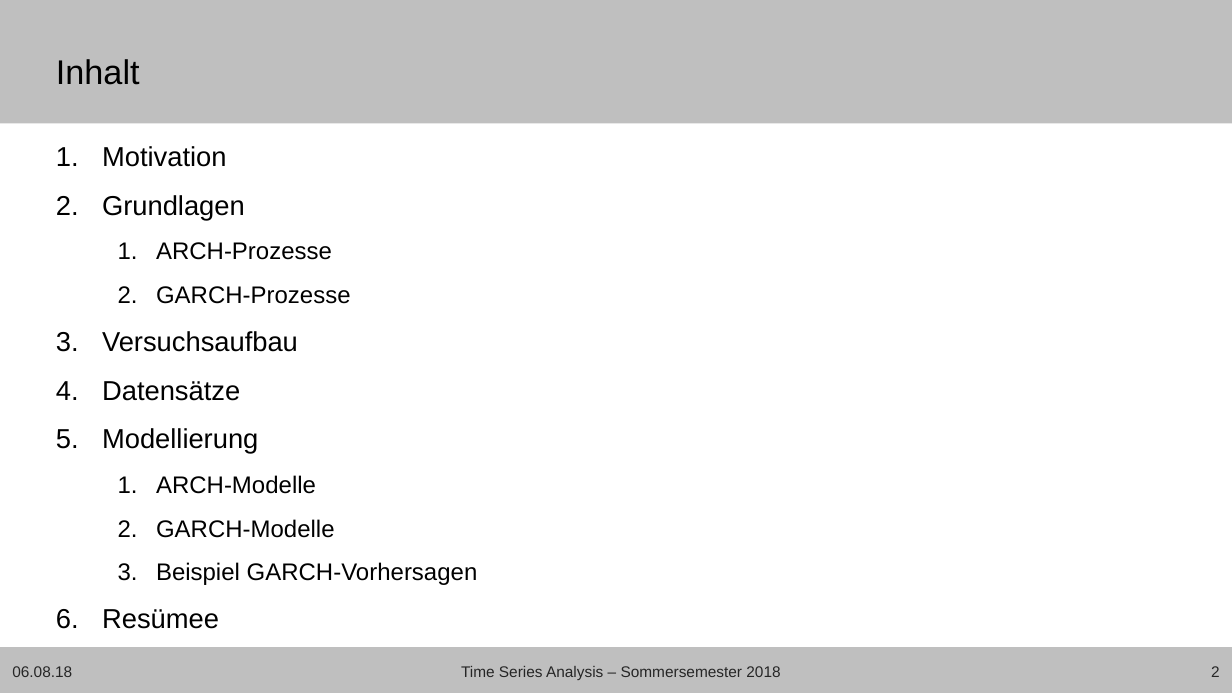
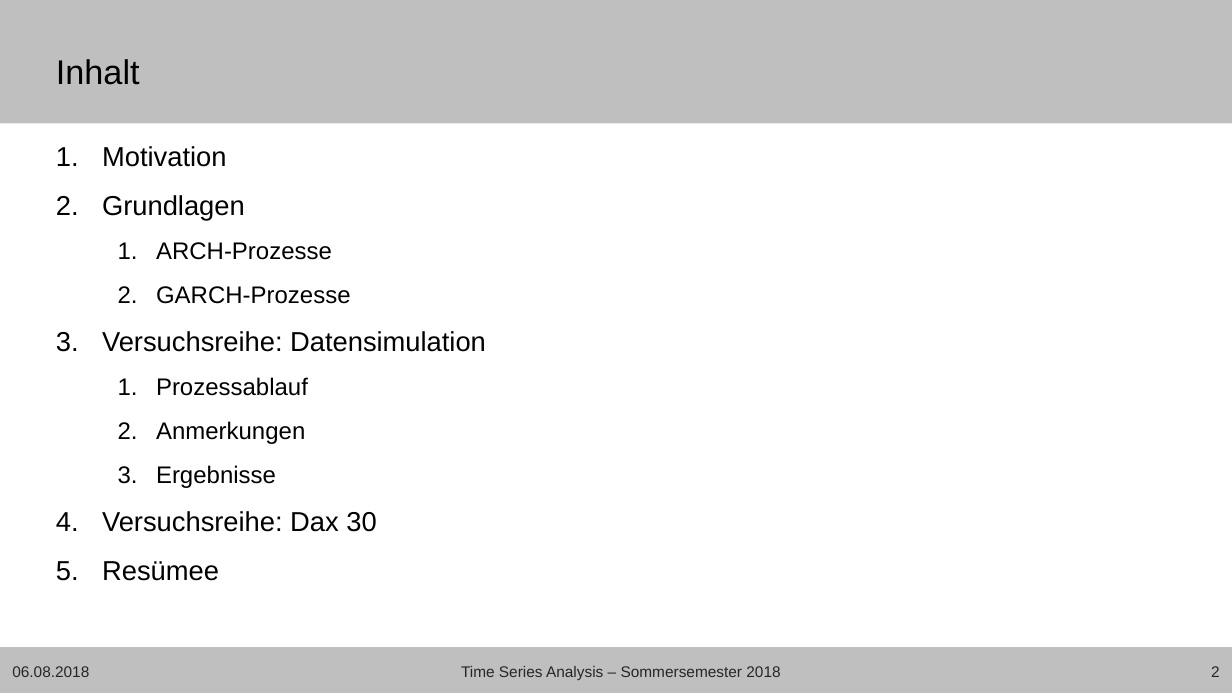
Before and after one commit to Janis90/time-series-anaysis, a slide deck: slide 2 of presentation/tsa_presentation_final.pptx. Drawn at 1232x693 pixels with LibreOffice and Linux fonts; fonts in the diff are those of the drawing; background and template pictures are left out. Boxes give left, top, right and bottom in pixels: in the first picture for what was removed or moved away, otherwise in the second. Text is boxed around its words. In the diff, an @@ line names an element or a change of style, - is before the commit and + after.

```diff
--- a/presentation/tsa_presentation_final.pptx
+++ b/presentation/tsa_presentation_final.pptx
@@ text at [102, 331, 486, 532]: text changed; size 14 to 16 pt @@
-3. Versuchsaufbau
-4. Datensätze
-5. Modellierung
-  1. ARCH-Modelle
-  2. GARCH-Modelle
-  3. Beispiel GARCH-Vorhersagen
+3. Versuchsreihe: Datensimulation
+  1. Prozessablauf
+  2. Anmerkungen
+  3. Ergebnisse
+4. Versuchsreihe: Dax 30
@@ text at [12, 666, 89, 677]: text changed @@
-06.08.18
+06.08.2018
```
Also in this commit, not shown: 22 other slides changed.
